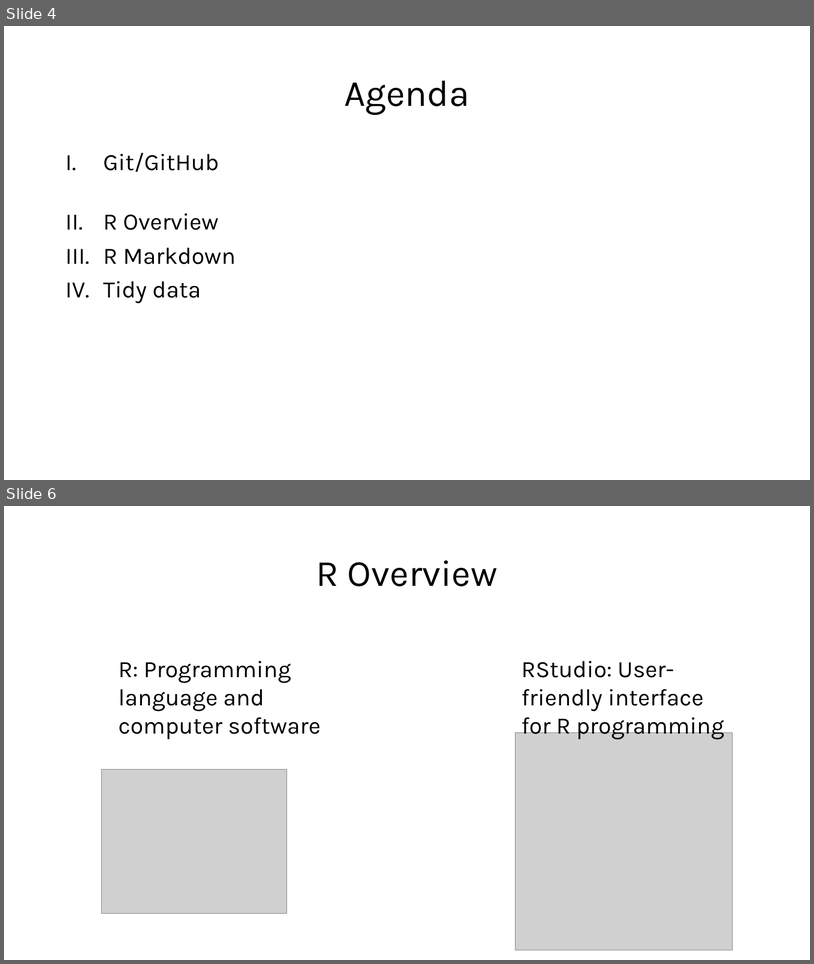
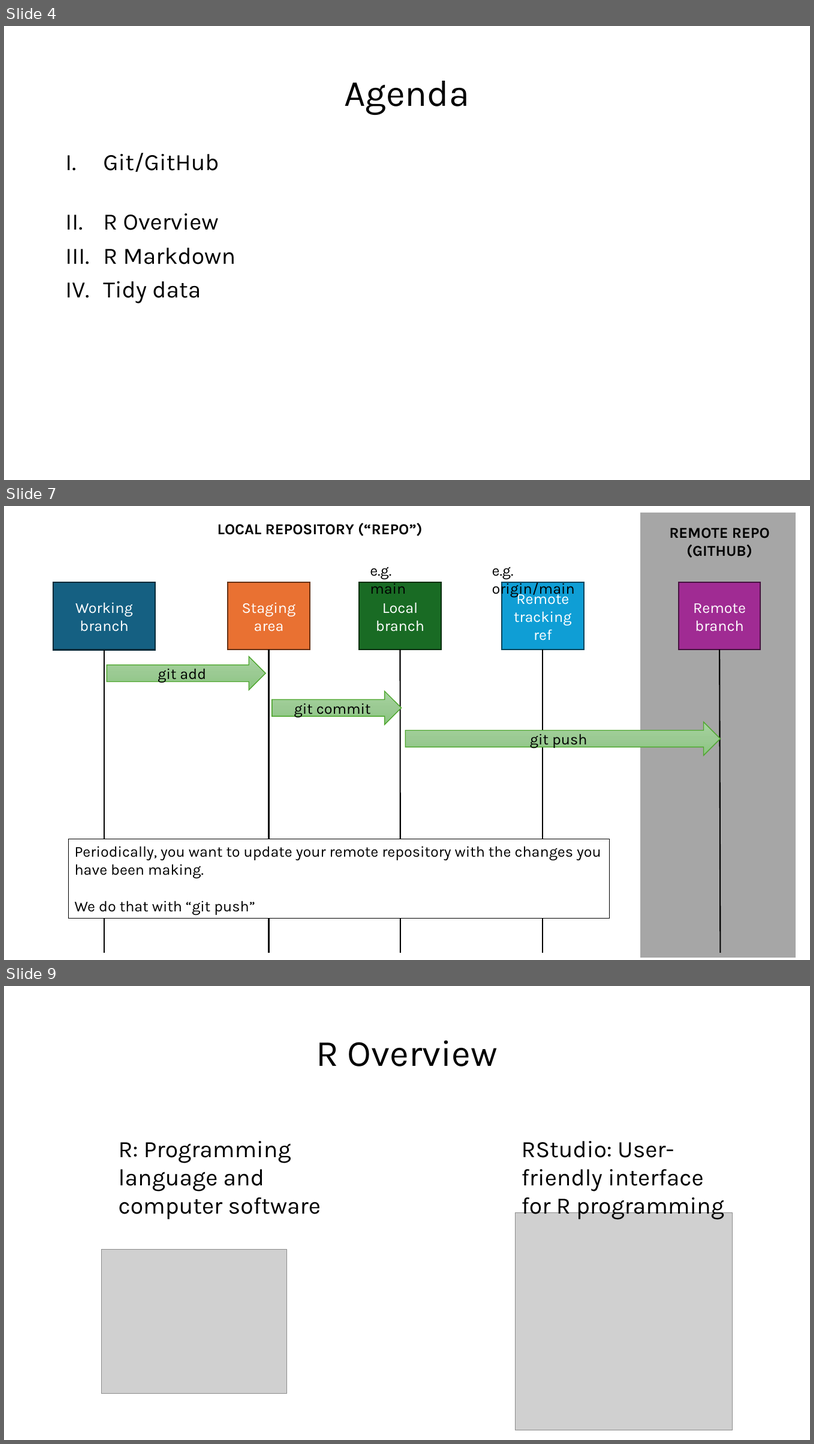
Before and after one commit to marissadyck/reproducible-research-R-ASM, a slide deck: docs/Reproducible research in R.pptx. Shown one above the other, each under a label of ours: slides 4 and 6 before the commit, slides 4, 7 and 9 after it; the slides between them are not shown. The pictures are 814x964 and 814x1444 pixels, drawn with LibreOffice and Linux fonts; fonts in the diff are those of the drawing; grey boxes stand for pictures. Boxes give left, top, right and bottom in pixels: in the first picture for what was removed or moved away, otherwise in the second. Text is boxed around its words. In the diff, an @@ line names an element or a change of style, - is before the commit and + after.

```diff
--- a/docs/Reproducible research in R.pptx
+++ b/docs/Reproducible research in R.pptx
@@ slide 7 added at (4,506,810,960), background #FFFFFF @@
@@ text added at (218,523,422,536), 18 pt, text #000000, bold @@
+LOCAL REPOSITORY (“REPO”)
@@ rectangle added at (641,513,797,957), fill #A6A6A6 @@
@@ text added at (669,528,770,558), 18 pt, text #000000, bold @@
+REMOTE REPO
+(GITHUB)
@@ text added at (370,567,406,594), 18 pt, text #000000 @@
+e.g. main
@@ rectangle added at (54,582,155,649), fill #156082, outline #092A39 1.5 pt, 18 pt, text #FFFFFF @@
+Working branch
@@ rectangle added at (228,582,310,649), fill #E97132, outline #663216 1.5 pt, 18 pt, text #FFFFFF @@
+Staging area
@@ rectangle added at (360,582,442,649), fill #196B24, outline #0B2F10 1.5 pt, 18 pt, text #FFFFFF @@
+Local branch
@@ rectangle added at (679,582,761,649), fill #A02B93, outline #461340 1.5 pt, 18 pt, text #FFFFFF @@
+Remote branch
@@ line added from (269, 649) to (269, 952), #000000 1.5 pt @@
@@ line added from (400, 649) to (401, 952), #000000 1.5 pt @@
@@ line added from (720, 649) to (721, 952), #000000 1.5 pt @@
@@ line added from (104, 650) to (104, 952), #000000 1.5 pt @@
@@ right arrow added at (107,657,266,690), fill gradient #A8D5A0 to #9CCA94 to #8AC680, outline #4EA72E 1 pt, 18 pt, text #000000 @@
+git add
@@ right arrow added at (272,691,401,724), fill gradient #A8D5A0 to #9CCA94 to #8AC680, outline #4EA72E 1 pt, 18 pt, text #000000 @@
+git commit
@@ group added at (405,567,721,952): 1 rectangle, 1 line, 1 text, 1 right arrow @@
+Remote tracking ref
+e.g. origin/main
+git push
@@ rectangle added at (69,839,610,918), fill #FFFFFF, outline #000000 0.75 pt, 18 pt, text #000000 @@
+Periodically, you want to update your remote repository with the changes you have been making.
+We do that with “git push”
@@ what was slide 6 is now slide 9 @@
```
Also in this commit, not shown: 2 slides changed, 2 other slides added, 2 other files.
